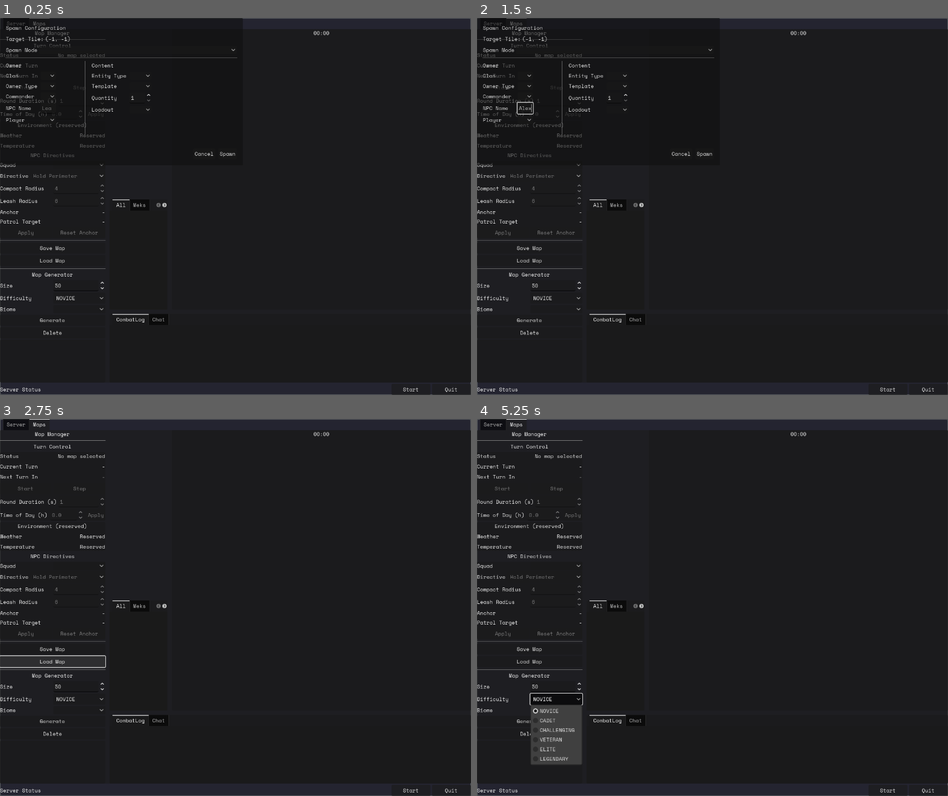
Above: before the commit, frames 1-4 (two rows, left to right).
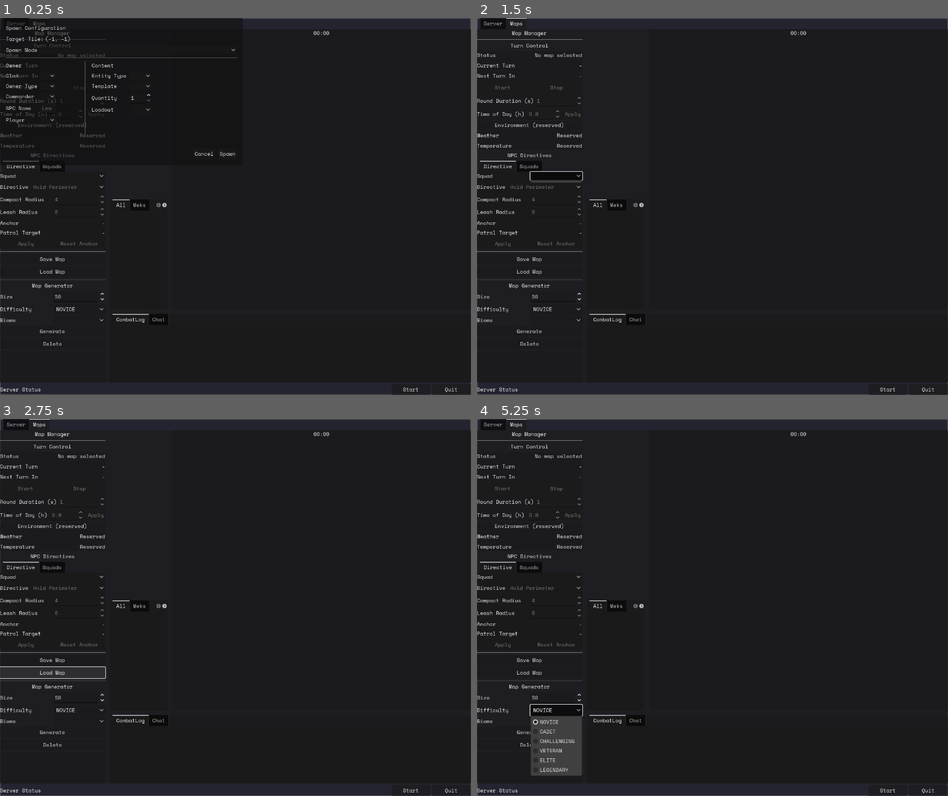
Above: after the commit, the same moments.

Repository: Galfurian/mekalingus_server
Game: Godot game, scene res://scenes/ui/server_gui.tscn
Same seed, same stepped clock (60 frames per second), same inputs: the game is played once before the commit and once after it.
Inputs (mouse positions are in pixels of both pictures, inside the frame that each line leads up to; where the layout moved, square brackets give the same spot in the first picture):
- Up to frame 1 (0.25 s): no input
- Up to frame 2 (1.5 s): click (524, 108) at 0.52 s; type "Alex" at 0.6 s; click (557, 176) [557, 165] at 1.25 s
- Up to frame 3 (2.75 s): click "Load Map" at 2 s
- Up to frame 4 (5.25 s): click "Generate" at 2.75 s; click "Start" at 3.5 s; click "Start" at 4.25 s; click "NOVICE" at 5 s

The runs differ from the first frame. In frame 1, 1.1% of the frame differs, in the area x 0-23%, y 37-87%; in frame 2, 2.5%, in the area x 0-52%, y 0-87%; in frame 3, 1.3%; in frame 4, 1.9%.

Commit message:
feature(ui): add npc squads tab and fix grouped entity typing

Diff:
--- a/scenes/ui/npc_directive_panel.tscn
+++ b/scenes/ui/npc_directive_panel.tscn
@@ -11,45 +11,53 @@
 text = "NPC Directives"
 horizontal_alignment = 1
 
-[node name="Section" type="PanelContainer" parent="."]
+[node name="TabContainer" type="TabContainer" parent="."]
+layout_mode = 2
+size_flags_vertical = 3
+
+[node name="Directive" type="VBoxContainer" parent="TabContainer"]
+layout_mode = 2
+metadata/_tab_index = 0
+
+[node name="Section" type="PanelContainer" parent="TabContainer/Directive"]
 layout_mode = 2
 
-[node name="Inner" type="VBoxContainer" parent="Section"]
+[node name="Inner" type="VBoxContainer" parent="TabContainer/Directive/Section"]
 layout_mode = 2
 
-[node name="OwnerRow" type="HBoxContainer" parent="Section/Inner"]
+[node name="OwnerRow" type="HBoxContainer" parent="TabContainer/Directive/Section/Inner"]
 layout_mode = 2
 
-[node name="OwnerLabel" type="Label" parent="Section/Inner/OwnerRow"]
+[node name="OwnerLabel" type="Label" parent="TabContainer/Directive/Section/Inner/OwnerRow"]
 layout_mode = 2
 size_flags_horizontal = 3
 text = "Squad"
 
-[node name="OwnerOption" type="OptionButton" parent="Section/Inner/OwnerRow"]
+[node name="OwnerOption" type="OptionButton" parent="TabContainer/Directive/Section/Inner/OwnerRow"]
 layout_mode = 2
 size_flags_horizontal = 3
 
-[node name="DirectiveRow" type="HBoxContainer" parent="Section/Inner"]
+[node name="DirectiveRow" type="HBoxContainer" parent="TabContainer/Directive/Section/Inner"]
 layout_mode = 2
 
-[node name="DirectiveLabel" type="Label" parent="Section/Inner/DirectiveRow"]
+[node name="DirectiveLabel" type="Label" parent="TabContainer/Directive/Section/Inner/DirectiveRow"]
 layout_mode = 2
 size_flags_horizontal = 3
 text = "Directive"
 
-[node name="DirectiveOption" type="OptionButton" parent="Section/Inner/DirectiveRow"]
+[node name="DirectiveOption" type="OptionButton" parent="TabContainer/Directive/Section/Inner/DirectiveRow"]
 layout_mode = 2
 size_flags_horizontal = 3
 
-[node name="CompactRow" type="HBoxContainer" parent="Section/Inner"]
+[node name="CompactRow" type="HBoxContainer" parent="TabContainer/Directive/Section/Inner"]
 layout_mode = 2
 
-[node name="CompactLabel" type="Label" parent="Section/Inner/CompactRow"]
+[node name="CompactLabel" type="Label" parent="TabContainer/Directive/Section/Inner/CompactRow"]
 layout_mode = 2
 size_flags_horizontal = 3
 text = "Compact Radius"
 
-[node name="CompactSpin" type="SpinBox" parent="Section/Inner/CompactRow"]
+[node name="CompactSpin" type="SpinBox" parent="TabContainer/Directive/Section/Inner/CompactRow"]
 layout_mode = 2
 size_flags_horizontal = 3
 min_value = 1.0
@@ -58,15 +66,15 @@
 value = 4.0
 rounded = true
 
-[node name="LeashRow" type="HBoxContainer" parent="Section/Inner"]
+[node name="LeashRow" type="HBoxContainer" parent="TabContainer/Directive/Section/Inner"]
 layout_mode = 2
 
-[node name="LeashLabel" type="Label" parent="Section/Inner/LeashRow"]
+[node name="LeashLabel" type="Label" parent="TabContainer/Directive/Section/Inner/LeashRow"]
 layout_mode = 2
 size_flags_horizontal = 3
 text = "Leash Radius"
 
-[node name="LeashSpin" type="SpinBox" parent="Section/Inner/LeashRow"]
+[node name="LeashSpin" type="SpinBox" parent="TabContainer/Directive/Section/Inner/LeashRow"]
 layout_mode = 2
 size_flags_horizontal = 3
 min_value = 1.0
@@ -75,43 +83,82 @@
 value = 6.0
 rounded = true
 
-[node name="AnchorRow" type="HBoxContainer" parent="Section/Inner"]
+[node name="AnchorRow" type="HBoxContainer" parent="TabContainer/Directive/Section/Inner"]
 layout_mode = 2
 
-[node name="AnchorLabel" type="Label" parent="Section/Inner/AnchorRow"]
+[node name="AnchorLabel" type="Label" parent="TabContainer/Directive/Section/Inner/AnchorRow"]
 layout_mode = 2
 size_flags_horizontal = 3
 text = "Anchor"
 
-[node name="AnchorValue" type="Label" parent="Section/Inner/AnchorRow"]
+[node name="AnchorValue" type="Label" parent="TabContainer/Directive/Section/Inner/AnchorRow"]
 layout_mode = 2
 size_flags_horizontal = 3
 text = "-"
 horizontal_alignment = 2
 
-[node name="PatrolRow" type="HBoxContainer" parent="Section/Inner"]
+[node name="PatrolRow" type="HBoxContainer" parent="TabContainer/Directive/Section/Inner"]
 layout_mode = 2
 
-[node name="PatrolLabel" type="Label" parent="Section/Inner/PatrolRow"]
+[node name="PatrolLabel" type="Label" parent="TabContainer/Directive/Section/Inner/PatrolRow"]
 layout_mode = 2
 size_flags_horizontal = 3
 text = "Patrol Target"
 
-[node name="PatrolValue" type="Label" parent="Section/Inner/PatrolRow"]
+[node name="PatrolValue" type="Label" parent="TabContainer/Directive/Section/Inner/PatrolRow"]
 layout_mode = 2
 size_flags_horizontal = 3
 text = "-"
 horizontal_alignment = 2
 
-[node name="ButtonsRow" type="HBoxContainer" parent="Section/Inner"]
+[node name="ButtonsRow" type="HBoxContainer" parent="TabContainer/Directive/Section/Inner"]
 layout_mode = 2
 
-[node name="ApplyButton" type="Button" parent="Section/Inner/ButtonsRow"]
+[node name="ApplyButton" type="Button" parent="TabContainer/Directive/Section/Inner/ButtonsRow"]
 layout_mode = 2
 size_flags_horizontal = 3
 text = "Apply"
 
-[node name="ResetAnchorButton" type="Button" parent="Section/Inner/ButtonsRow"]
+[node name="ResetAnchorButton" type="Button" parent="TabContainer/Directive/Section/Inner/ButtonsRow"]
 layout_mode = 2
 size_flags_horizontal = 3
 text = "Reset Anchor"
+
+[node name="Squads" type="VBoxContainer" parent="TabContainer"]
+layout_mode = 2
+metadata/_tab_index = 1
+
+[node name="SquadTree" type="Tree" parent="TabContainer/Squads"]
+layout_mode = 2
+size_flags_vertical = 3
+columns = 4
+column_titles_visible = true
+hide_root = true
+
+[node name="QuickButtons" type="HBoxContainer" parent="TabContainer/Squads"]
+layout_mode = 2
+
+[node name="QuickHold" type="Button" parent="TabContainer/Squads/QuickButtons"]
+layout_mode = 2
+size_flags_horizontal = 3
+text = "Hold"
+
+[node name="QuickPatrol" type="Button" parent="TabContainer/Squads/QuickButtons"]
+layout_mode = 2
+size_flags_horizontal = 3
+text = "Patrol"
+
+[node name="QuickSeek" type="Button" parent="TabContainer/Squads/QuickButtons"]
+layout_mode = 2
+size_flags_horizontal = 3
+text = "Seek"
+
+[node name="QuickDefend" type="Button" parent="TabContainer/Squads/QuickButtons"]
+layout_mode = 2
+size_flags_horizontal = 3
+text = "Defend"
+
+[node name="QuickRetreat" type="Button" parent="TabContainer/Squads/QuickButtons"]
+layout_mode = 2
+size_flags_horizontal = 3
+text = "Retreat"
--- a/scripts/scenes/gameplay/entity_list_panel.gd
+++ b/scripts/scenes/gameplay/entity_list_panel.gd
@@ -133,7 +133,7 @@
 		group_item.set_text(0, group_labels[owner_key])
 		group_item.set_custom_color(0, _owner_color(grouped_entities[owner_key][0]))
 
-		var group_entities: Array[MapEntity] = grouped_entities[owner_key]
+		var group_entities: Array[MapEntity] = _to_map_entity_array(grouped_entities[owner_key])
 		group_entities.sort_custom(func(a: MapEntity, b: MapEntity):
 			return _entity_sort_label(a) < _entity_sort_label(b)
 		)
@@ -143,6 +143,14 @@
 			item.set_text(0, _entity_child_label(entity))
 			item.set_metadata(0, entity)
 			item.set_custom_color(0, _owner_color(entity))
+
+
+func _to_map_entity_array(raw_array: Array) -> Array[MapEntity]:
+	var result: Array[MapEntity] = []
+	for raw_item in raw_array:
+		if is_instance_of(raw_item, MapEntity):
+			result.append(raw_item)
+	return result
 
 
 func _owner_group_key(entity: MapEntity) -> String:
--- a/scripts/scenes/ui/npc_directive_panel.gd
+++ b/scripts/scenes/ui/npc_directive_panel.gd
@@ -4,14 +4,21 @@
 
 const NPC_DIRECTIVE_STATE = preload("res://scripts/data/map/controllers/strategy/npc_directive_state.gd")
 
-@onready var owner_option: OptionButton = $Section/Inner/OwnerRow/OwnerOption
-@onready var directive_option: OptionButton = $Section/Inner/DirectiveRow/DirectiveOption
-@onready var compact_spin: SpinBox = $Section/Inner/CompactRow/CompactSpin
-@onready var leash_spin: SpinBox = $Section/Inner/LeashRow/LeashSpin
-@onready var anchor_value: Label = $Section/Inner/AnchorRow/AnchorValue
-@onready var patrol_value: Label = $Section/Inner/PatrolRow/PatrolValue
-@onready var apply_button: Button = $Section/Inner/ButtonsRow/ApplyButton
-@onready var reset_anchor_button: Button = $Section/Inner/ButtonsRow/ResetAnchorButton
+@onready var owner_option: OptionButton = $TabContainer/Directive/Section/Inner/OwnerRow/OwnerOption
+@onready var directive_option: OptionButton = $TabContainer/Directive/Section/Inner/DirectiveRow/DirectiveOption
+@onready var compact_spin: SpinBox = $TabContainer/Directive/Section/Inner/CompactRow/CompactSpin
+@onready var leash_spin: SpinBox = $TabContainer/Directive/Section/Inner/LeashRow/LeashSpin
+@onready var anchor_value: Label = $TabContainer/Directive/Section/Inner/AnchorRow/AnchorValue
+@onready var patrol_value: Label = $TabContainer/Directive/Section/Inner/PatrolRow/PatrolValue
+@onready var apply_button: Button = $TabContainer/Directive/Section/Inner/ButtonsRow/ApplyButton
+@onready var reset_anchor_button: Button = $TabContainer/Directive/Section/Inner/ButtonsRow/ResetAnchorButton
+
+@onready var squad_tree: Tree = $TabContainer/Squads/SquadTree
+@onready var quick_hold_button: Button = $TabContainer/Squads/QuickButtons/QuickHold
+@onready var quick_patrol_button: Button = $TabContainer/Squads/QuickButtons/QuickPatrol
+@onready var quick_seek_button: Button = $TabContainer/Squads/QuickButtons/QuickSeek
+@onready var quick_defend_button: Button = $TabContainer/Squads/QuickButtons/QuickDefend
+@onready var quick_retreat_button: Button = $TabContainer/Squads/QuickButtons/QuickRetreat
 
 var game_map: GameMap = null
 
@@ -20,6 +27,16 @@
 	owner_option.item_selected.connect(_on_owner_selected)
 	apply_button.pressed.connect(_on_apply_pressed)
 	reset_anchor_button.pressed.connect(_on_reset_anchor_pressed)
+	squad_tree.item_selected.connect(_on_squad_tree_item_selected)
+	squad_tree.set_column_title(0, "Squad")
+	squad_tree.set_column_title(1, "Units")
+	squad_tree.set_column_title(2, "Directive")
+	squad_tree.set_column_title(3, "Center")
+	quick_hold_button.pressed.connect(func(): _apply_quick_directive(NPC_DIRECTIVE_STATE.Directive.HOLD_PERIMETER))
+	quick_patrol_button.pressed.connect(func(): _apply_quick_directive(NPC_DIRECTIVE_STATE.Directive.PATROL))
+	quick_seek_button.pressed.connect(func(): _apply_quick_directive(NPC_DIRECTIVE_STATE.Directive.SEEK_AND_DESTROY))
+	quick_defend_button.pressed.connect(func(): _apply_quick_directive(NPC_DIRECTIVE_STATE.Directive.DEFEND_POINT))
+	quick_retreat_button.pressed.connect(func(): _apply_quick_directive(NPC_DIRECTIVE_STATE.Directive.RETREAT_TO_SAFE_ZONE))
 	_populate_directive_options()
 	clear()
 
@@ -28,6 +45,7 @@
 	game_map = p_game_map
 	_refresh_owner_options()
 	_refresh_selected_state()
+	_refresh_squad_tree()
 
 
 func clear() -> void:
@@ -40,6 +58,9 @@
 	reset_anchor_button.disabled = true
 	anchor_value.text = "-"
 	patrol_value.text = "-"
+	if squad_tree:
+		squad_tree.clear()
+	_toggle_quick_buttons(false)
 
 
 func refresh_state() -> void:
@@ -48,6 +69,7 @@
 		return
 	_refresh_owner_options()
 	_refresh_selected_state()
+	_refresh_squad_tree()
 
 
 func _populate_directive_options() -> void:
@@ -132,6 +154,7 @@
 
 	_refresh_selected_state()
 	directives_changed.emit(game_map)
+	_refresh_squad_tree()
 
 
 func _on_reset_anchor_pressed() -> void:
@@ -142,3 +165,114 @@
 	game_map.reset_owner_anchor(owner_key)
 	_refresh_selected_state()
 	directives_changed.emit(game_map)
+	_refresh_squad_tree()
+
+
+func _refresh_squad_tree() -> void:
+	squad_tree.clear()
+	var root: TreeItem = squad_tree.create_item()
+	if not game_map:
+		_toggle_quick_buttons(false)
+		return
+
+	var owner_keys: Array[String] = game_map.get_owner_keys(false)
+	owner_keys.sort_custom(func(a: String, b: String):
+		return game_map.get_owner_label_by_key(a).to_lower() < game_map.get_owner_label_by_key(b).to_lower()
+	)
+
+	for owner_key in owner_keys:
+		var entities: Array[MapCombatEntity] = game_map.get_owned_combat_entities_by_key(owner_key)
+		if entities.is_empty():
+			continue
+
+		var state: RefCounted = game_map.get_owner_directive_by_key(owner_key)
+		var centroid: Vector2i = _compute_centroid(entities)
+		var row: TreeItem = squad_tree.create_item(root)
+		row.set_text(0, game_map.get_owner_label_by_key(owner_key))
+		row.set_text(1, str(entities.size()))
+		row.set_text(2, _directive_label(int(state.directive)))
+		row.set_text(3, "(%d, %d)" % [centroid.x, centroid.y])
+		row.set_metadata(0, owner_key)
+
+	var first_child: TreeItem = squad_tree.get_root().get_first_child()
+	if first_child:
+		first_child.select(0)
+	_toggle_quick_buttons(first_child != null)
+
+
+func _toggle_quick_buttons(enabled: bool) -> void:
+	quick_hold_button.disabled = not enabled
+	quick_patrol_button.disabled = not enabled
+	quick_seek_button.disabled = not enabled
+	quick_defend_button.disabled = not enabled
+	quick_retreat_button.disabled = not enabled
+
+
+func _on_squad_tree_item_selected() -> void:
+	if not game_map:
+		return
+
+	var selected_item: TreeItem = squad_tree.get_selected()
+	if not selected_item:
+		return
+
+	var owner_key: String = str(selected_item.get_metadata(0))
+	if owner_key.is_empty():
+		return
+
+	for index in range(owner_option.item_count):
+		if str(owner_option.get_item_metadata(index)) == owner_key:
+			owner_option.select(index)
+			break
+
+	_refresh_selected_state()
+
+
+func _apply_quick_directive(directive: int) -> void:
+	if not game_map:
+		return
+
+	var selected_item: TreeItem = squad_tree.get_selected()
+	if not selected_item:
+		return
+
+	var owner_key: String = str(selected_item.get_metadata(0))
+	if owner_key.is_empty():
+		return
+
+	game_map.set_owner_directive_by_key(owner_key, directive)
+	_refresh_selected_state()
+	_refresh_squad_tree()
+	directives_changed.emit(game_map)
+
+
+func _directive_label(directive: int) -> String:
+	match directive:
+		NPC_DIRECTIVE_STATE.Directive.HOLD_PERIMETER:
+			return "Hold"
+		NPC_DIRECTIVE_STATE.Directive.PATROL:
+			return "Patrol"
+		NPC_DIRECTIVE_STATE.Directive.SEEK_AND_DESTROY:
+			return "Seek"
+		NPC_DIRECTIVE_STATE.Directive.DEFEND_POINT:
+			return "Defend"
+		NPC_DIRECTIVE_STATE.Directive.RETREAT_TO_SAFE_ZONE:
+			return "Retreat"
+		_:
+			return "Unknown"
+
+
+func _compute_centroid(entities: Array[MapCombatEntity]) -> Vector2i:
+	if entities.is_empty():
+		return Vector2i.ZERO
+
+	var sum_x: int = 0
+	var sum_y: int = 0
+	for entity: MapCombatEntity in entities:
+		sum_x += entity.position.x
+		sum_y += entity.position.y
+
+	return Vector2i(
+		int(round(float(sum_x) / entities.size())),
+		int(round(float(sum_y) / entities.size())),
+	)
